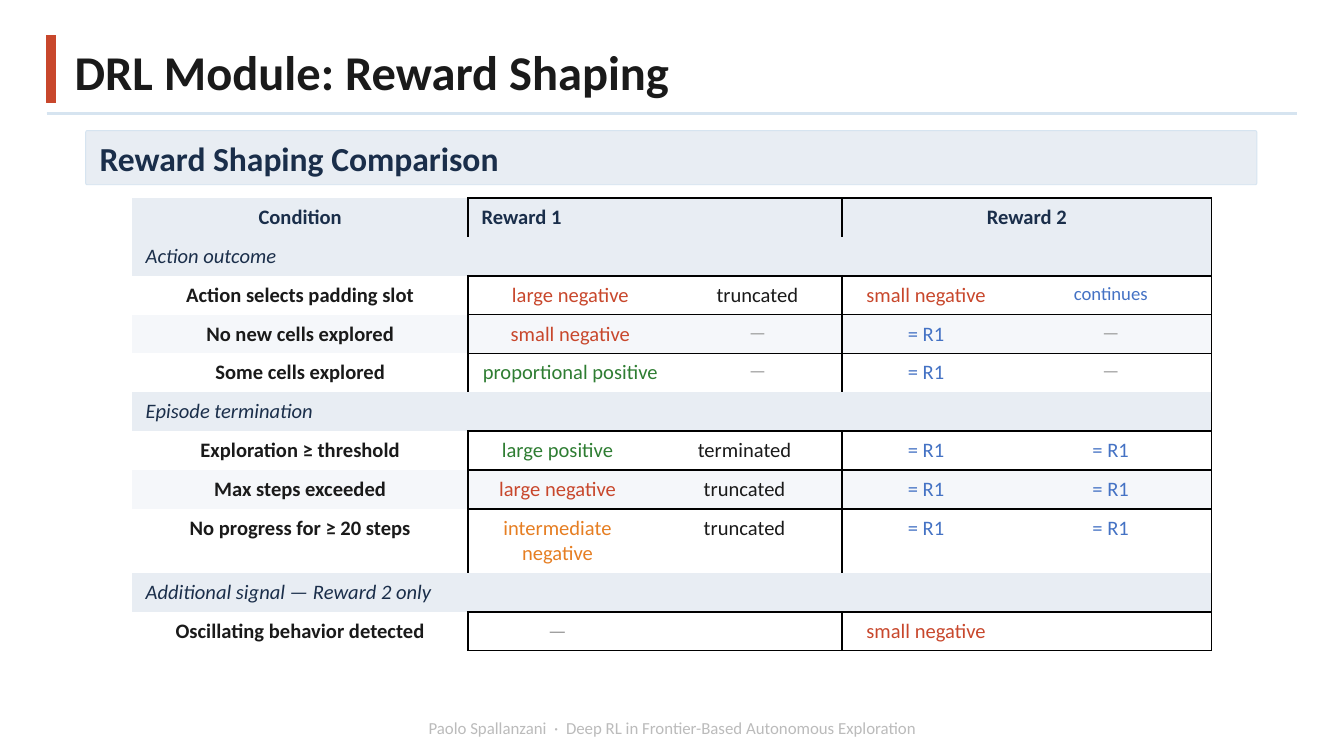
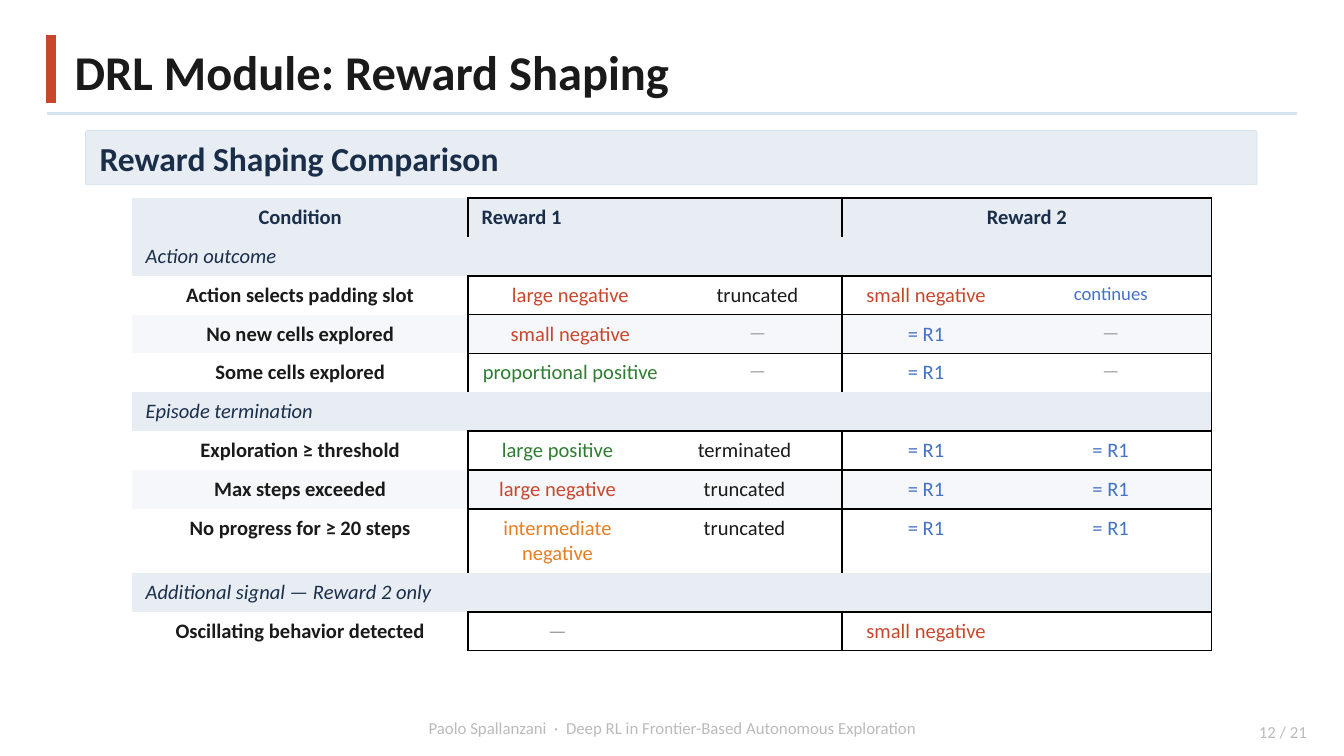
Before and after one commit to Paolo-Spall/presentazione_tesi_dae, a slide deck: slide 12 of paolo.spallanzani.pptx. Drawn at 1344x756 pixels with LibreOffice and Linux fonts; fonts in the diff are those of the drawing; background and template pictures are left out. Boxes give left, top, right and bottom in pixels: in the first picture for what was removed or moved away, otherwise in the second. Text is boxed around its words. In the diff, an @@ line names an element or a change of style, - is before the commit and + after.

```diff
--- a/paolo.spallanzani.pptx
+++ b/paolo.spallanzani.pptx
@@ page number added at box(1259, 727, 1307, 738), 9 pt, text #BBBBBB @@
+12 / 21
```
Also in this commit, not shown: 19 other slides changed, 1 other file.
